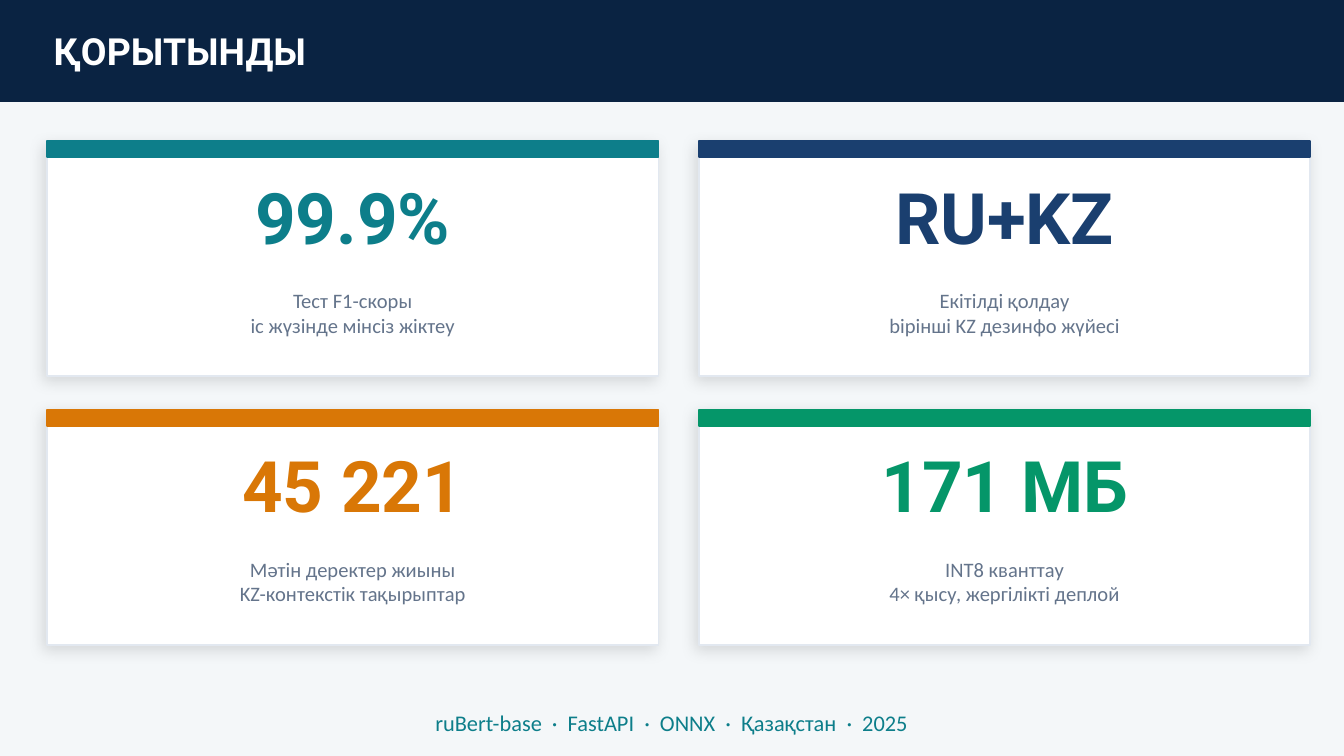
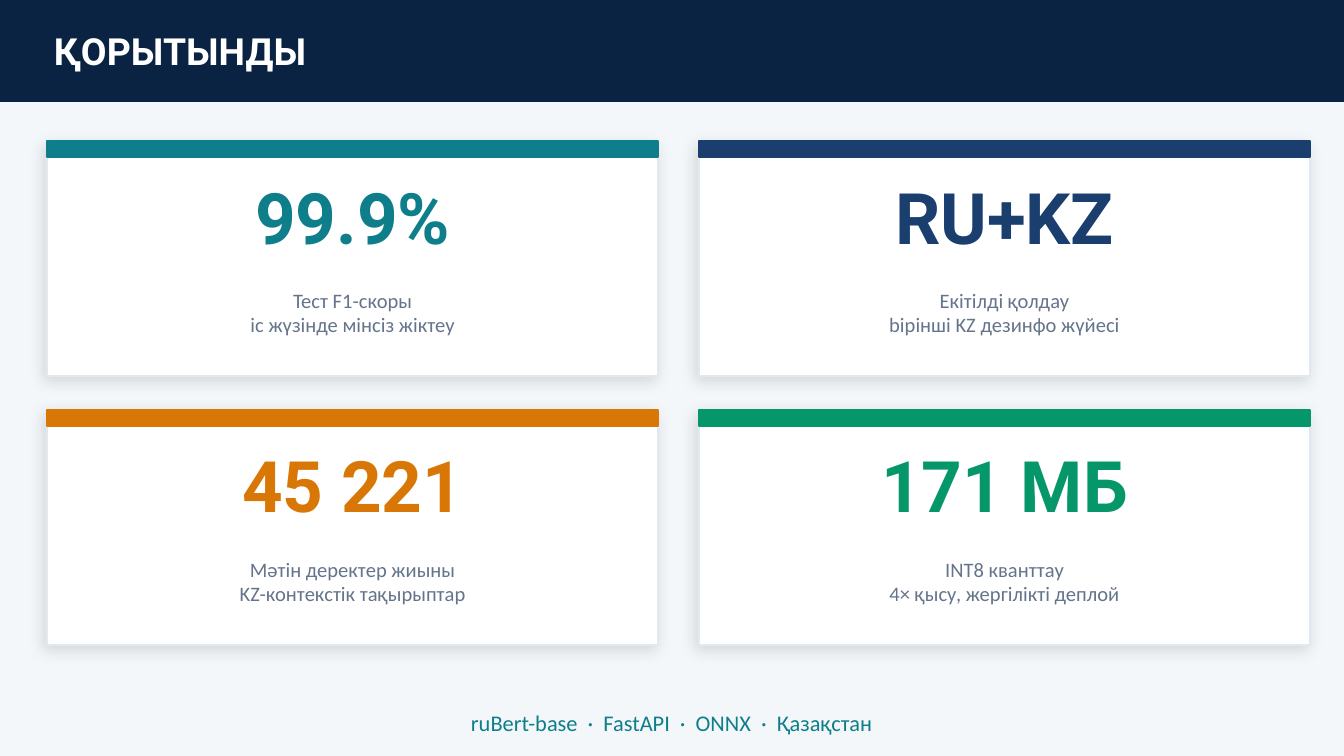
Before and after one commit to Medeeet/-disinformation, a slide deck: slide 10 of presentation_kz.pptx. Drawn at 1344x756 pixels with LibreOffice and Linux fonts; fonts in the diff are those of the drawing. Boxes give left, top, right and bottom in pixels: in the first picture for what was removed or moved away, otherwise in the second. Text is boxed around its words. In the diff, an @@ line names an element or a change of style, - is before the commit and + after.

```diff
--- a/presentation_kz.pptx
+++ b/presentation_kz.pptx
@@ text at [471,715,872,735]: text changed @@
-ruBert-base · FastAPI · ONNX · Қазақстан · 2025
+ruBert-base · FastAPI · ONNX · Қазақстан
```
Also in this commit, not shown: 4 other slides changed, 11 other files.
